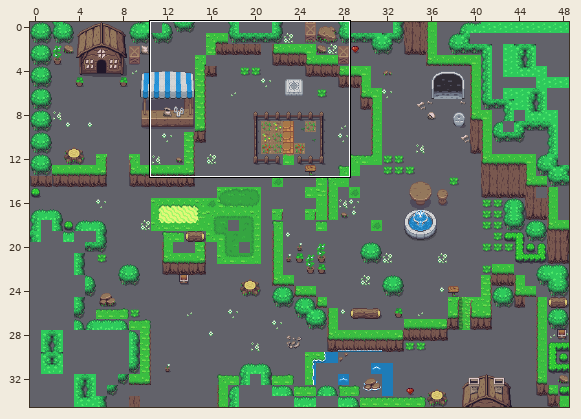
A Tiled map (JSON) gets an edit: assets/tilemaps/overworld.json. The picture above shows the old version from afar; the outline marks the close-up.
Close-up. First the earlier version:
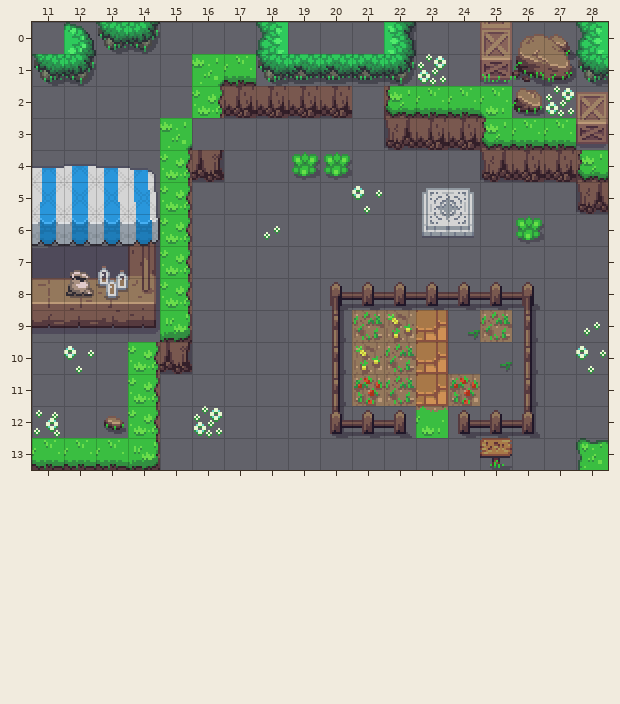
Cells are 16x16 px. Shown: x 11..28, y 0..13. The commit also changed other parts of the map, which this record leaves out.
Once edited:
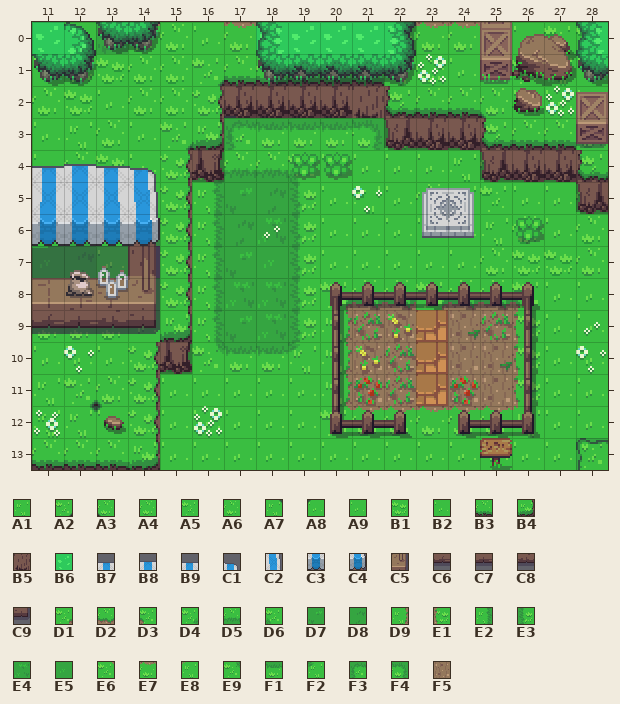
Key: from "Overworld": A1 0, A2 360, A3 361, A4 365, A5 367, A6 368, A7 400, A8 401, A9 405, B1 407, B2 408, B3 445, B4 446, B5 447, B6 642, B7 899, B8 900, B9 901, C1 902, C2 942, C3 979, C4 982, C5 1062, C6 1099, C7 1100, C8 1101, C9 1102, D1 1160, D2 1161, D3 1162, D4 1174, D5 1175, D6 1176, D7 1177, D8 1178, D9 1200, E1 1202, E2 1214, E3 1216, E4 1217, E5 1218, E6 1240, E7 1241, E8 1242, E9 1254, F1 1255, F2 1256, F3 1294, F4 1295, F5 1401.
__ is an empty cell, .. an unchanged one.
Tiles of an added or newly shown layer are drawn over the layers below it.
The exact change:
--- layer "Below"
@@ x 11..14 @@
- 8 .. .. .. __
- 9 __ __ __ __
+ 8 .. .. .. B2
+ 9 A6 A4 A6 B2
--- layer "World" (now shown)
@@ x 11..28 @@
- 0 __ __ __ __ __ __ __ __ __ __ __ __ __ __ .. __ __ __
- 1 __ __ __ __ __ .. .. __ __ __ __ __ __ __ __ __ __ __
- 2 __ __ __ __ __ .. .. __ __ __ __ .. .. .. .. __ __ __
- 3 __ __ __ __ .. __ __ __ __ __ __ __ __ __ .. .. .. __
- 4 __ __ __ __ .. __ __ __ __ __ __ __ __ __ __ __ __ ..
- 5 .. .. .. __ .. __ __ __ __ __ __ __ __ __ __ __ __ __
- 6 __ __ __ __ .. __ __ __ __ __ __ __ __ __ __ __ __ __
- 7 __ __ __ .. .. __ __ __ __ __ __ __ __ __ __ __ __ __
- 8 .. .. .. __ .. __ __ __ __ __ __ __ __ __ __ __ __ __
- 9 __ __ __ __ .. __ __ __ __ __ .. .. .. __ .. __ __ __
-10 __ __ __ .. __ __ __ __ __ __ .. .. .. __ __ __ __ __
-11 __ __ __ .. __ __ __ __ __ __ .. .. .. .. __ __ __ __
-12 __ __ __ .. __ __ __ __ __ __ __ __ .. __ __ __ __ __
-13 .. .. .. .. __ __ __ __ __ __ __ __ __ __ __ __ __ __
+ 0 B6 B2 D7 E7 A6 B2 E7 B6 B6 B6 B6 E7 E7 E7 .. A9 A5 B1
+ 1 B2 B1 B1 A6 A6 .. .. B3 B3 B3 B3 A1 A6 B2 B2 A5 A1 A9
+ 2 A6 B1 B2 A6 A6 .. .. B5 B5 B5 B5 .. .. .. .. B2 B2 B2
+ 3 B2 A1 A6 B2 .. B4 F3 F1 F1 F1 F4 A1 A1 A9 .. .. .. B1
+ 4 B2 A6 B1 B2 .. D4 D5 D5 D6 B2 A9 A9 A9 A1 A6 B1 A1 ..
+ 5 .. .. .. B2 .. E2 D7 D8 E3 B2 A1 B2 A4 A1 A5 B2 A9 A4
+ 6 B2 D5 B2 B2 .. E2 D8 E4 E3 B2 A9 B2 B2 B2 A1 A6 A9 A6
+ 7 E5 D8 B2 .. .. E2 D7 E5 E3 B2 B2 B2 B2 B2 A6 B1 B1 A4
+ 8 .. .. .. C5 .. E2 E4 E4 E3 D1 D2 D2 D1 D2 D2 D3 B2 B2
+ 9 C6 C7 C8 C9 .. E2 D7 E4 E3 D9 .. .. .. F5 .. E1 B2 B2
+10 A9 A9 B2 .. A6 E9 F1 F1 F2 D9 .. .. .. F5 F5 E1 B2 B2
+11 A1 A2 A3 .. B2 B2 B2 B2 B2 D9 .. .. .. .. F5 E1 B2 A9
+12 A1 A7 A8 .. B2 B2 B2 B2 B2 E6 E7 E7 .. E7 E7 E8 B2 A9
+13 .. .. .. .. B2 B2 B2 B2 B2 B2 B2 B2 B2 B2 B2 B2 B2 D7
--- layer "Above"
@@ x 11..14 @@
- 4 B7 B8 B9 C1
- 5 .. .. .. C2
- 6 C3 C3 C3 C4
+ 4 __ __ __ __
+ 5 .. .. .. __
+ 6 __ __ __ __
--- layer "SuperAbove" (added)
@@ x 11..14 @@
- 4 __ __ __ __
- 5 .. .. .. __
- 6 __ __ __ __
+ 4 B7 B8 B9 C1
+ 5 .. .. .. C2
+ 6 C3 C3 C3 C4
